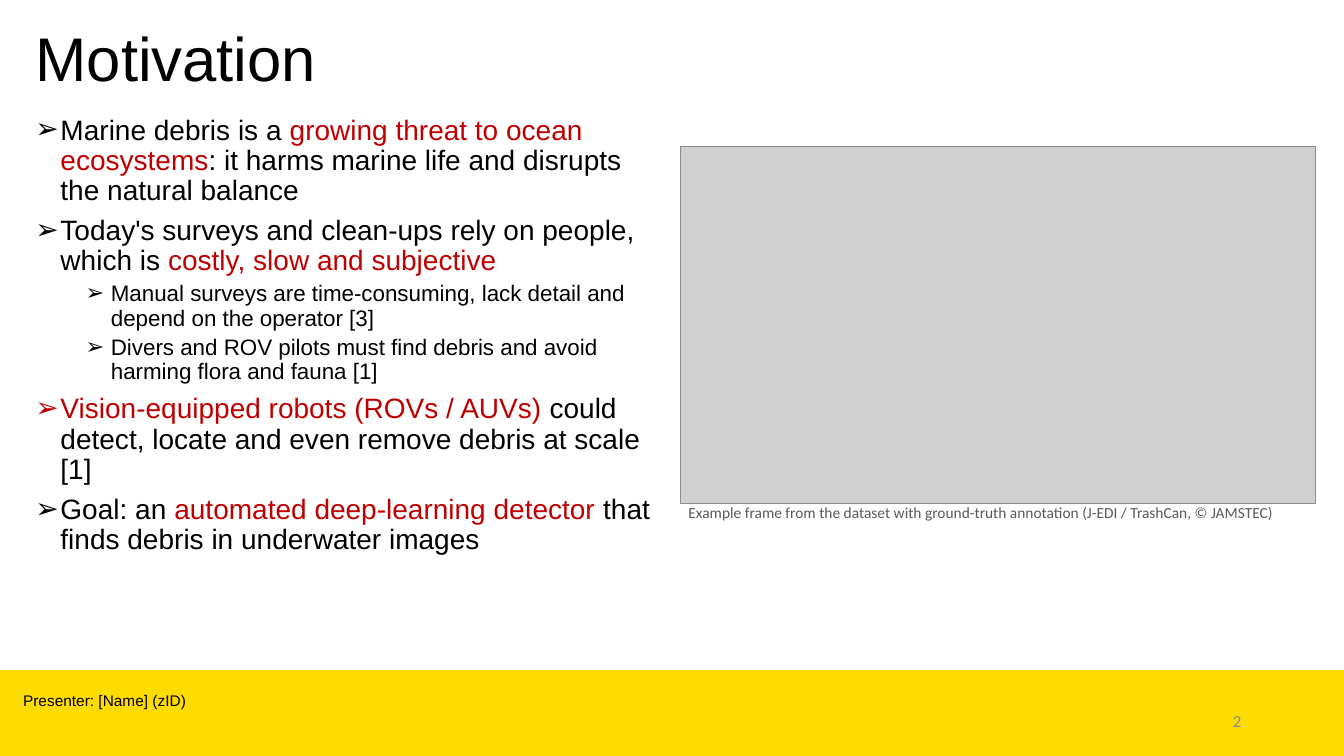
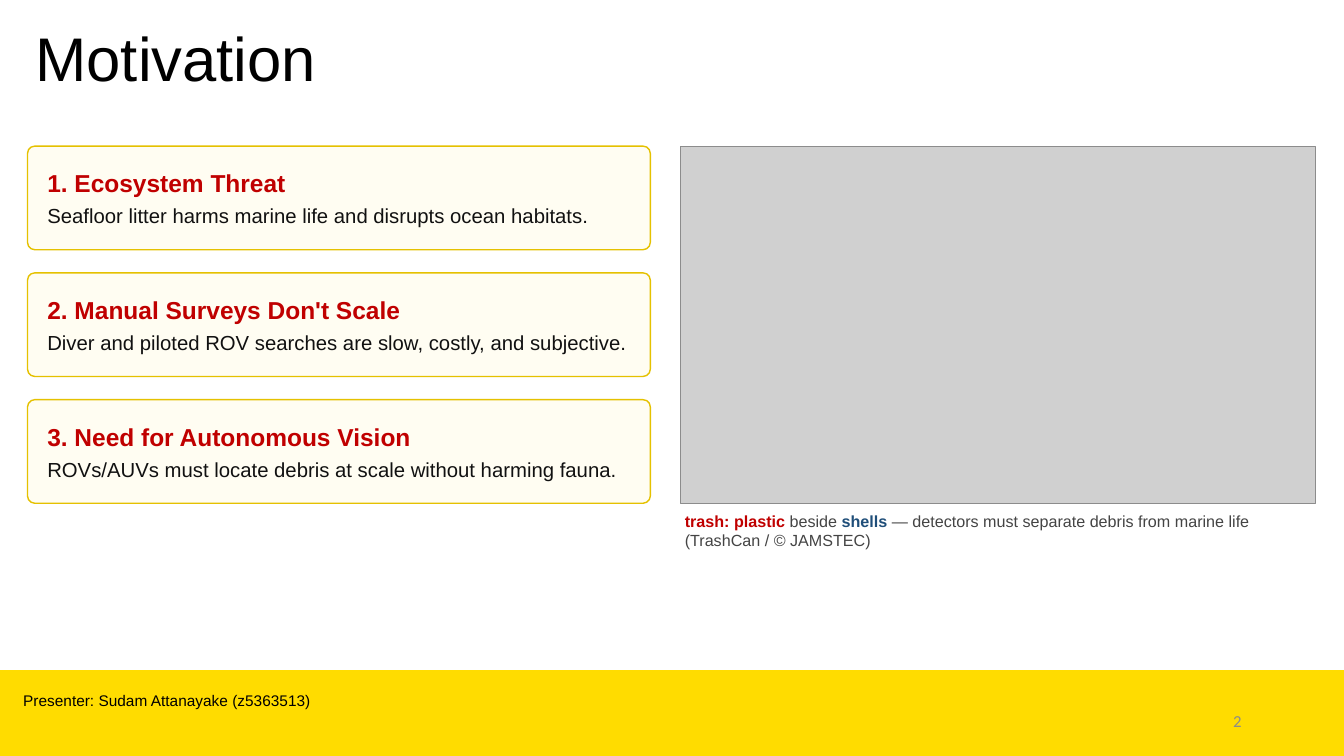
Before and after one commit to Shiz-b/asterik, a slide deck: slide 2 of COMP9444_Presentation_Asterik_and_Obelix.pptx. Drawn at 1344x756 pixels with LibreOffice and Linux fonts; fonts in the diff are those of the drawing; grey boxes stand for pictures; background and template pictures are left out. Boxes give left, top, right and bottom in pixels: in the first picture for what was removed or moved away, otherwise in the second. Text is boxed around its words. In the diff, an @@ line names an element or a change of style, - is before the commit and + after.

```diff
--- a/COMP9444_Presentation_Asterik_and_Obelix.pptx
+++ b/COMP9444_Presentation_Asterik_and_Obelix.pptx
@@ text removed at (60,119,650,554) @@
-➢ Marine debris is a growing threat to ocean ecosystems: it harms marine life and disrupts the natural balance
-➢ Today's surveys and clean-ups rely on people, which is costly, slow and subjective
-  ➢ Manual surveys are time-consuming, lack detail and depend on the operator [3]
-  ➢ Divers and ROV pilots must find debris and avoid harming flora and fauna [1]
-➢ Vision-equipped robots (ROVs / AUVs) could detect, locate and even remove debris at scale [1]
-➢ Goal: an automated deep-learning detector that finds debris in underwater images
@@ rounded rectangle added at (27,146,650,250), fill #FFFDF2, outline #E5C100 1 pt, 14.5 pt, text #111111 @@
+1. Ecosystem Threat
+Seafloor litter harms marine life and disrupts ocean habitats.
@@ rounded rectangle added at (27,273,650,377), fill #FFFDF2, outline #E5C100 1 pt, 14.5 pt, text #111111 @@
+2. Manual Surveys Don't Scale
+Diver and piloted ROV searches are slow, costly, and subjective.
@@ rounded rectangle added at (27,400,650,504), fill #FFFDF2, outline #E5C100 1 pt, 14.5 pt, text #111111 @@
+3. Need for Autonomous Vision
+ROVs/AUVs must locate debris at scale without harming fauna.
@@ text at (685,515,1250,550): text changed; size 11 to 11.5 pt; font Calibri to Arial; text colour #595959 to #444444 @@
-Example frame from the dataset with ground-truth annotation (J-EDI / TrashCan, © JAMSTEC)
+trash: plastic beside shells — detectors must separate debris from marine life (TrashCan / © JAMSTEC)
@@ text at (23,695,310,710): text changed @@
-Presenter: [Name] (zID)
+Presenter: Sudam Attanayake (z5363513)
```
Also in this commit, not shown: 15 other slides changed, 1 slide added, 1 slide removed, 6 other files.
